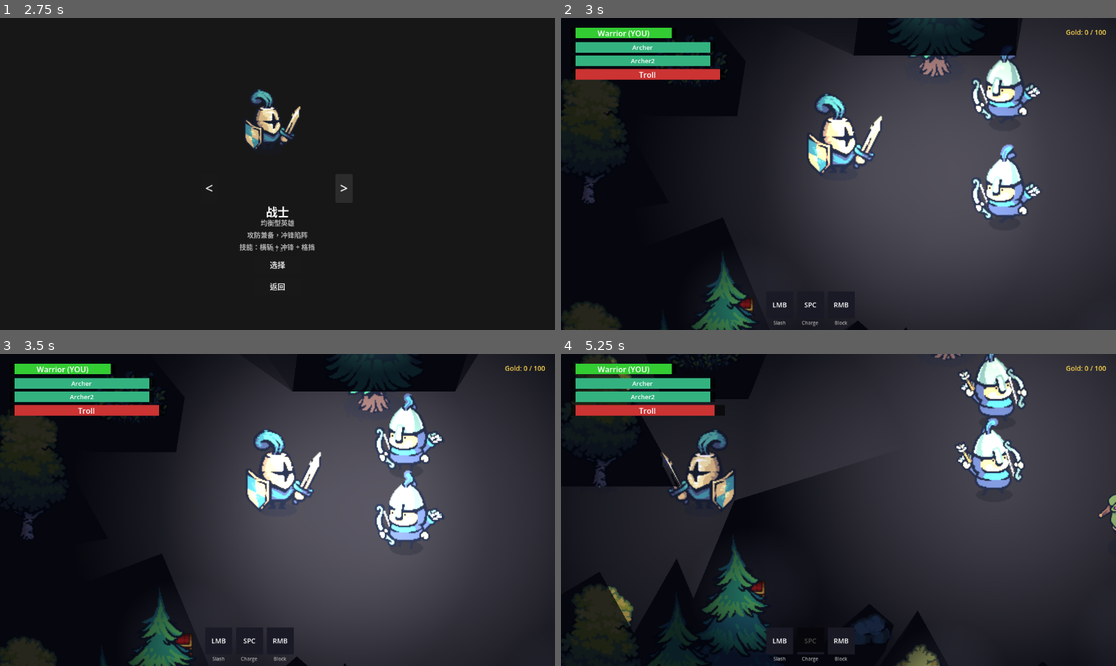
Above: before the commit, frames 1-4 (two rows, left to right).
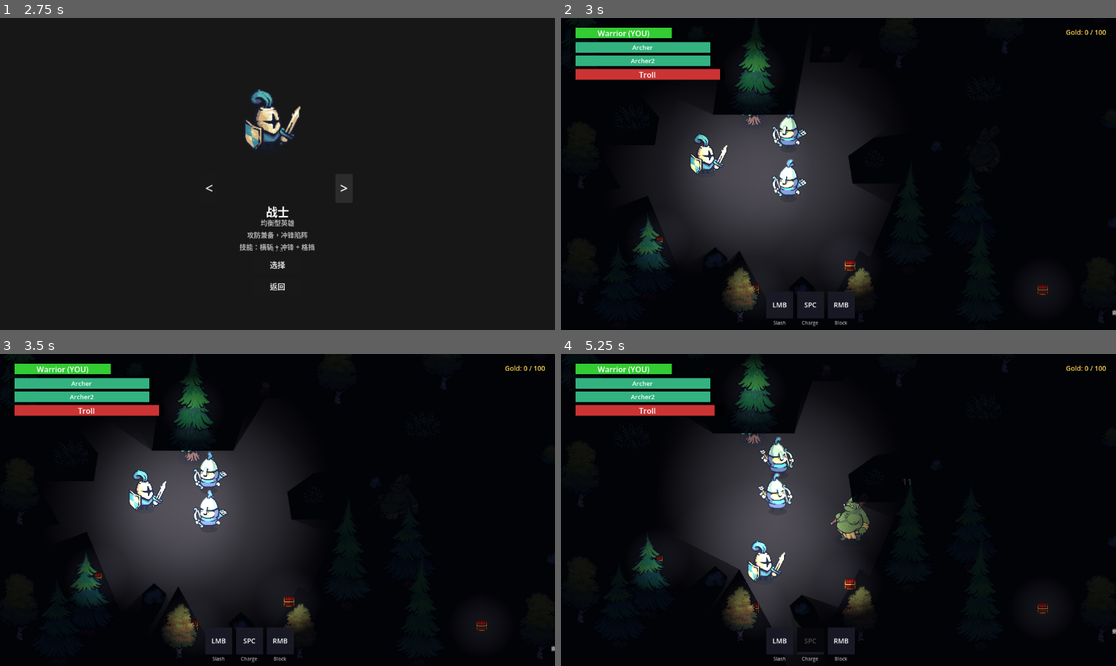
Above: after the commit, the same moments.

Repository: dejectedraven/sword-of-master
Game: Godot game, scene res://scenes/main/title_screen.tscn
Two runs of this game, one before a commit and one after it. Both use one fixed random seed, a clock stepped at 60 frames per second and the inputs below.
Inputs (mouse positions are in pixels of both pictures, inside the frame that each line leads up to):
- Up to frame 1 (2.75 s): click "进入酒馆 (英雄)" at 0.5 s; click "<" at 1.25 s; click ">" at 2 s
- Up to frame 2 (3 s): click "选择" at 2.75 s
- Up to frame 3 (3.5 s): no input
- Up to frame 4 (5.25 s): tap Enter at 3.5 s; move the mouse to (960, 494) at 3.52 s; hold D (right) 3.53-4.28 s; tap F at 3.6, 4.35, 5.1 s; click (960, 494) at 3.67 s; tap Space at 3.77, 4.52 s; move the mouse to (727, 525) at 4.27 s; hold S (down) 4.28-5.03 s; move the mouse to (894, 441) at 5.02 s; hold D (right) from 5.03 s (still down)

Frame 1 is identical in both runs. In frame 2, 62% of the frame differs, in the area x 0-100%, y 0-100%; in frame 3, 67%; in frame 4, 68%, in the area x 1-100%, y 0-100%.

Commit message:
tune: 相机恢复1.0原始比例 + 夜色加深 + 宝箱掉落改为金币/道具互斥(金币50%)

Diff:
--- a/scripts/objects/chest.gd
+++ b/scripts/objects/chest.gd
@@ -67,11 +67,17 @@
 	_state = ChestState.OPENED
 
 func _reward():
-	GameState.add_gold(GameConfig.chest_gold_amount)
-	if is_instance_valid(_player_entity) and not _player_entity.health.is_dead:
+	var player_ok = is_instance_valid(_player_entity) and not _player_entity.health.is_dead
+	# 治疗（基础收益）
+	if player_ok:
 		var hp = _player_entity.health
 		hp.current_hp = min(hp.current_hp + hp.max_hp * GameConfig.chest_heal_ratio, hp.max_hp)
-		# 随机道具：闪现（Q）/ 光精灵（E）
+	# 掉落：金币 或 道具（互斥，道具稀释金币产出）
+	if randf() < GameConfig.chest_gold_chance:
+		GameState.add_gold(GameConfig.chest_gold_amount)
+		DamageNumber.spawn_label(get_tree().current_scene, global_position,
+			"+" + str(GameConfig.chest_gold_amount) + " 金币", Color(1, 0.85, 0.3))
+	elif player_ok:
 		var kind = "blink" if randi() % 2 == 0 else "light_spirit"
 		_player_entity.add_item(kind)
 		var txt = "闪现 x1" if kind == "blink" else "光精灵 x1"
--- a/scripts/state/game_config.gd
+++ b/scripts/state/game_config.gd
@@ -123,12 +123,13 @@
 # ═══════════ 宝箱 (Chest) ═══════════
 
 var chest_gold_amount: int = 50       # 开宝箱获得金币
+var chest_gold_chance: float = 0.5    # 开箱给金币的概率（其余概率给道具，两者互斥）
 var escape_gold_threshold: int = 100  # 逃生门所需金币
 
 # ═══════════ 黑夜 / 视野 ═══════════
 # 全部为测试数值，直接改这里运行看效果
-var night_color: Color = Color(0.16, 0.18, 0.30)  # 夜色浓度（RGB 越亮夜色越浅）
-var camera_zoom: float = 2.0                       # 相机缩放（2.0 = 可见范围约 576×324px）
+var night_color: Color = Color(0.07, 0.08, 0.15)  # 夜色浓度（越暗视野外越黑，只留周身光圈）
+var camera_zoom: float = 1.0                       # 相机缩放（1.0 = 原始比例，角色周身可见即可）
 var vision_light_energy: float = 0.95              # 视野光强度（过高角色会过曝发白）
 var vision_light_color: Color = Color(1.0, 0.96, 0.85)  # 视野光颜色（暖色像火把）
 var chest_glow_radius: float = 70.0                # 宝箱微弱自发光半径（黑暗中可辨认）
--- a/scripts/ui/chest_minigame.gd
+++ b/scripts/ui/chest_minigame.gd
@@ -95,7 +95,7 @@
 		_done = true
 		_success = abs(_pointer_pos) < GameConfig.chest_zone_size
 		if _success:
-			_result.text = "获得 " + str(GameConfig.chest_gold_amount) + " 金币!"
+			_result.text = "开箱成功!"
 		else:
 			_result.text = "空的..."
 		_result.add_theme_color_override("font_color", Color(1, 0.85, 0.3) if _success else Color(0.6, 0.6, 0.6))
--- a/tools/smoke_test.gd
+++ b/tools/smoke_test.gd
@@ -110,6 +110,21 @@
 	_check(chest_count == GameConfig.chest_count, "宝箱已生成 x" + str(chest_count) + "/" + str(GameConfig.chest_count))
 	_check(door != null, "逃生门已生成")
 	_check(first_chest != null and first_chest.get_node_or_null("ChestGlow") != null, "宝箱有自发光")
+
+	# 宝箱掉落互斥：金币 or 道具（概率在 GameConfig 调）
+	if first_chest and player:
+		first_chest._player_entity = player
+		var gold_before = GameState.player_gold
+		var items_before = player.blink_charges + player.light_spirit_count
+		GameConfig.chest_gold_chance = 1.0
+		first_chest._reward()
+		_check(GameState.player_gold == gold_before + GameConfig.chest_gold_amount, "金币宝箱给金币")
+		_check(player.blink_charges + player.light_spirit_count == items_before, "金币宝箱不给道具")
+		GameConfig.chest_gold_chance = 0.0
+		first_chest._reward()
+		_check(GameState.player_gold == gold_before + GameConfig.chest_gold_amount, "道具宝箱不给金币")
+		_check(player.blink_charges + player.light_spirit_count == items_before + 1, "道具宝箱给 1 个道具")
+		GameConfig.chest_gold_chance = 0.5
 
 	# 逃生门：金币不足锁定，达到阈值解锁
 	if door:
Not shown, changed: CHANGELOG.md
Not shown, changed: README.md
